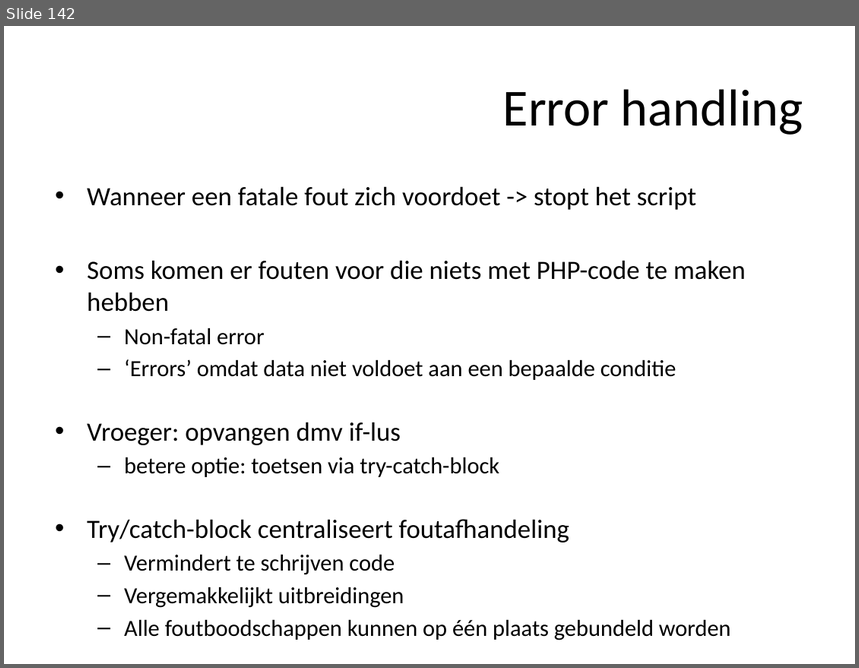
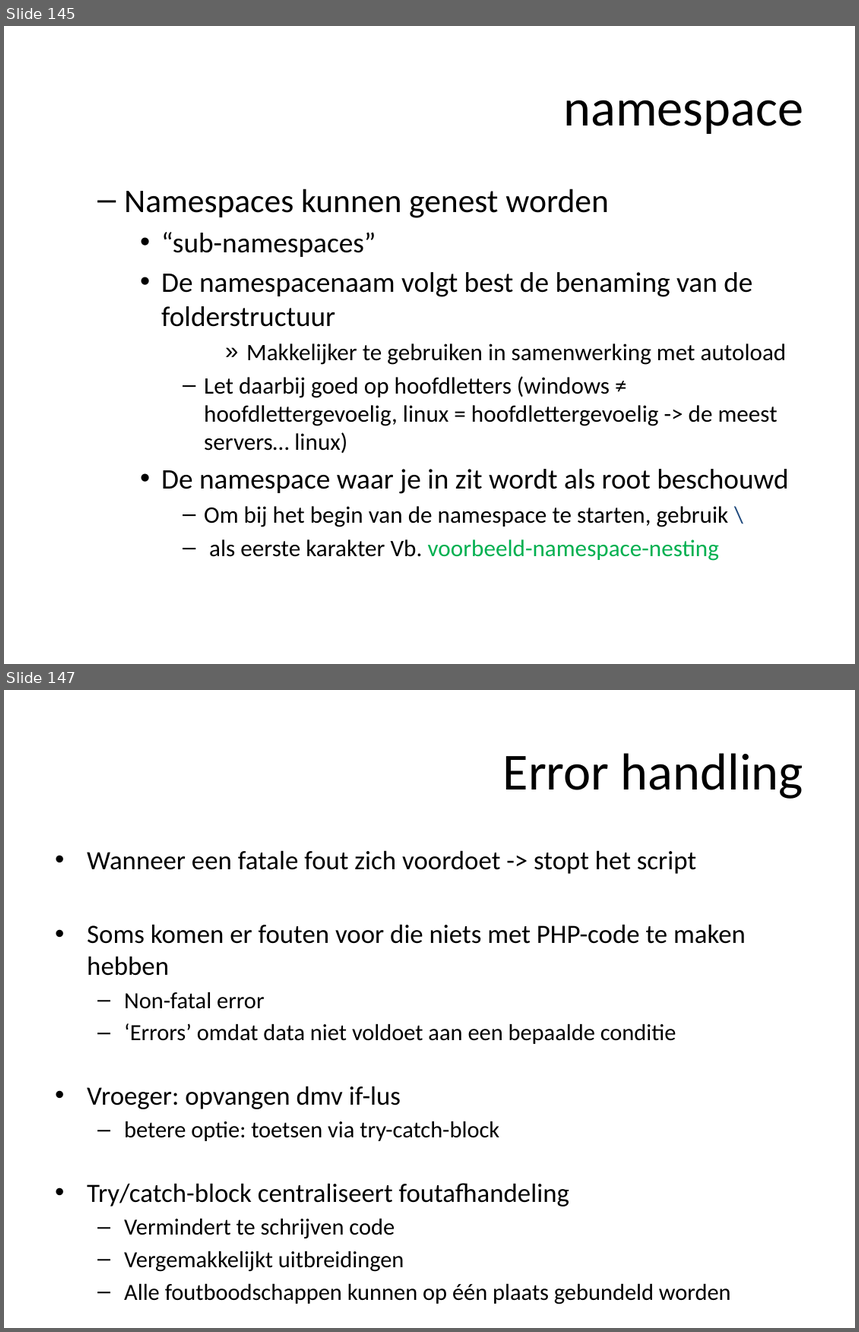
Before and after one commit to ajkea/web-backend-1, a slide deck: public/cursus/web-backend-cursus.pptx. Shown one above the other, each under a label of ours: slide 142 before the commit, slides 145 and 147 after it; the slides between them are not shown. The pictures are 859x668 and 859x1332 pixels, drawn with LibreOffice and Linux fonts; fonts in the diff are those of the drawing. Boxes give left, top, right and bottom in pixels: in the first picture for what was removed or moved away, otherwise in the second. Text is boxed around its words. In the diff, an @@ line names an element or a change of style, - is before the commit and + after.

Commit message:
add namespace theorie en voorbeelden

```diff
--- a/public/cursus/web-backend-cursus.pptx
+++ b/public/cursus/web-backend-cursus.pptx
@@ slide 145 added at box(4, 26, 855, 664), background #FFFFFF @@
@@ title added at box(564, 100, 804, 134), 44 pt, text #000000 @@
+namespace
@@ text added at box(124, 189, 788, 561), 20 pt, text #000000 @@
+  – Namespaces kunnen genest worden
+    • “sub-namespaces”
+    • De namespacenaam volgt best de benaming van de folderstructuur
+        » Makkelijker te gebruiken in samenwerking met autoload
+      – Let daarbij goed op hoofdletters (windows ≠ hoofdlettergevoelig, linux = hoofdlettergevoelig -> de meest servers… linux)
+    • De namespace waar je in zit wordt als root beschouwd
+      – Om bij het begin van de namespace te starten, gebruik \
+      – als eerste karakter Vb. voorbeeld-namespace-nesting
@@ what was slide 142 is now slide 147 @@
```
Also in this commit, not shown: 4 other slides added, 13 other files.
